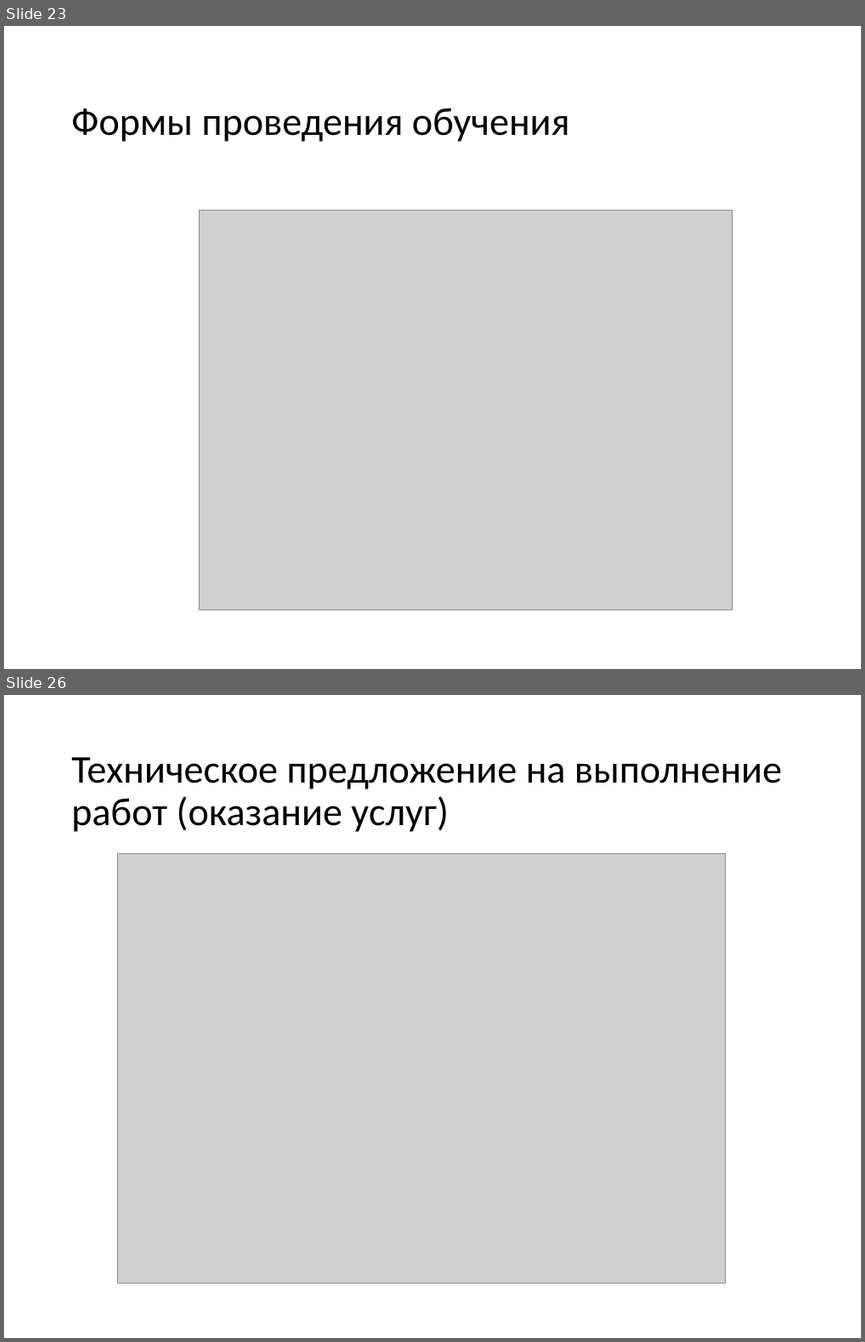
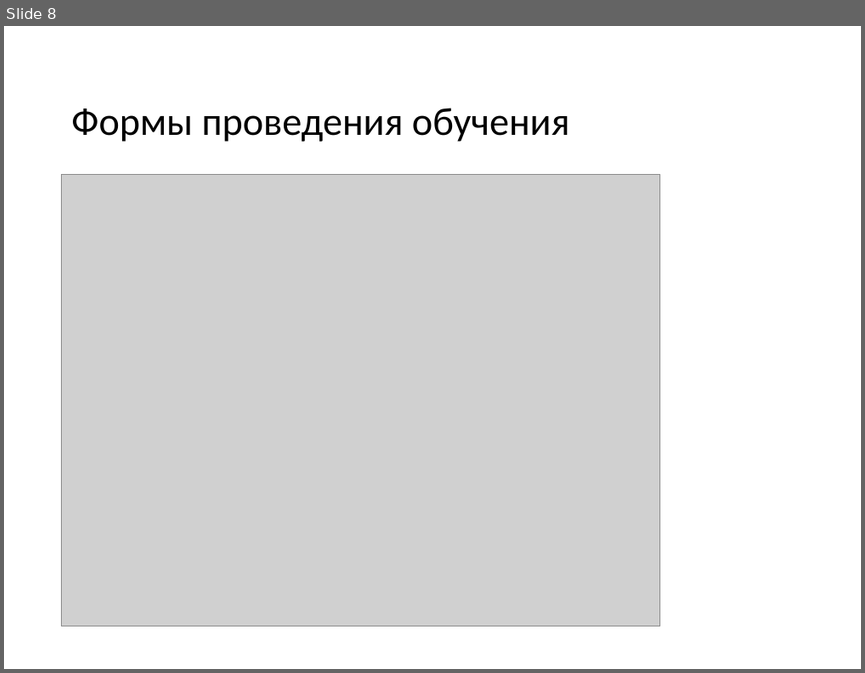
Before and after one commit to dimamatrusmat/domaxadlamena, a slide deck: Презентации/Обобщающая презентация.pptm. Shown one above the other, each under a label of ours: slides 23 and 26 before the commit, slide 8 after it; the slides between them are not shown. The pictures are 865x1342 and 865x673 pixels, drawn with LibreOffice and Linux fonts; fonts in the diff are those of the drawing; grey boxes stand for pictures. Boxes give left, top, right and bottom in pixels: in the first picture for what was removed or moved away, otherwise in the second. Text is boxed around its words. In the diff, an @@ line names an element or a change of style, - is before the commit and + after.

```diff
--- a/Презентации/Обобщающая презентация.pptm
+++ b/Презентации/Обобщающая презентация.pptm
@@ slide 26 removed at [4, 695, 861, 1338], background #FFFFFF @@
@@ title removed at [71, 757, 782, 832] @@
-Техническое предложение на выполнение работ (оказание услуг)
@@ picture removed at [117, 853, 726, 1282] @@
@@ what was slide 23 is now slide 8 @@
@@ slide 8 changed as well @@
@@ picture: place and size @@
-picture at [200, 210, 732, 609]
+picture at [62, 174, 659, 626]
```
Also in this commit, not shown: 3 other slides changed, 14 slides added, 19 other slides removed, 2 other files.
